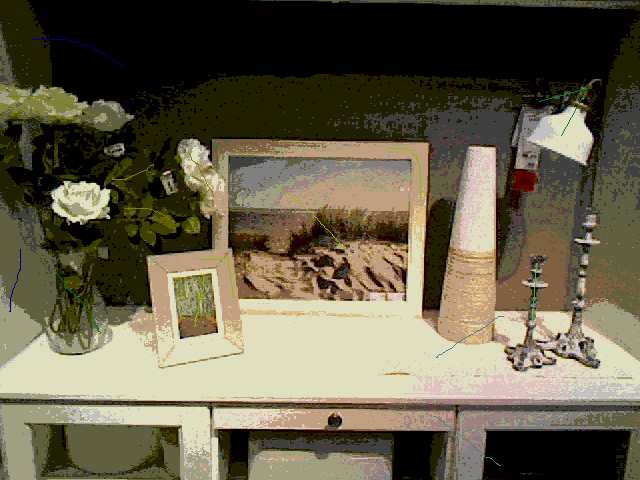
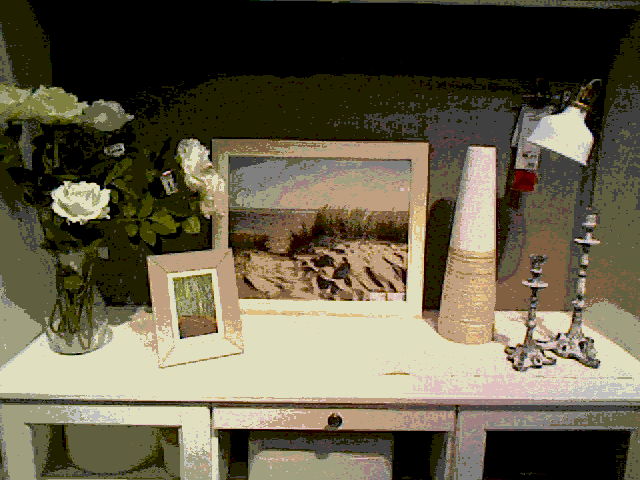
Layers edited between the first and the second 640×480 image:
removed layer "Layer #1" over <box>6,39,588,466</box>
